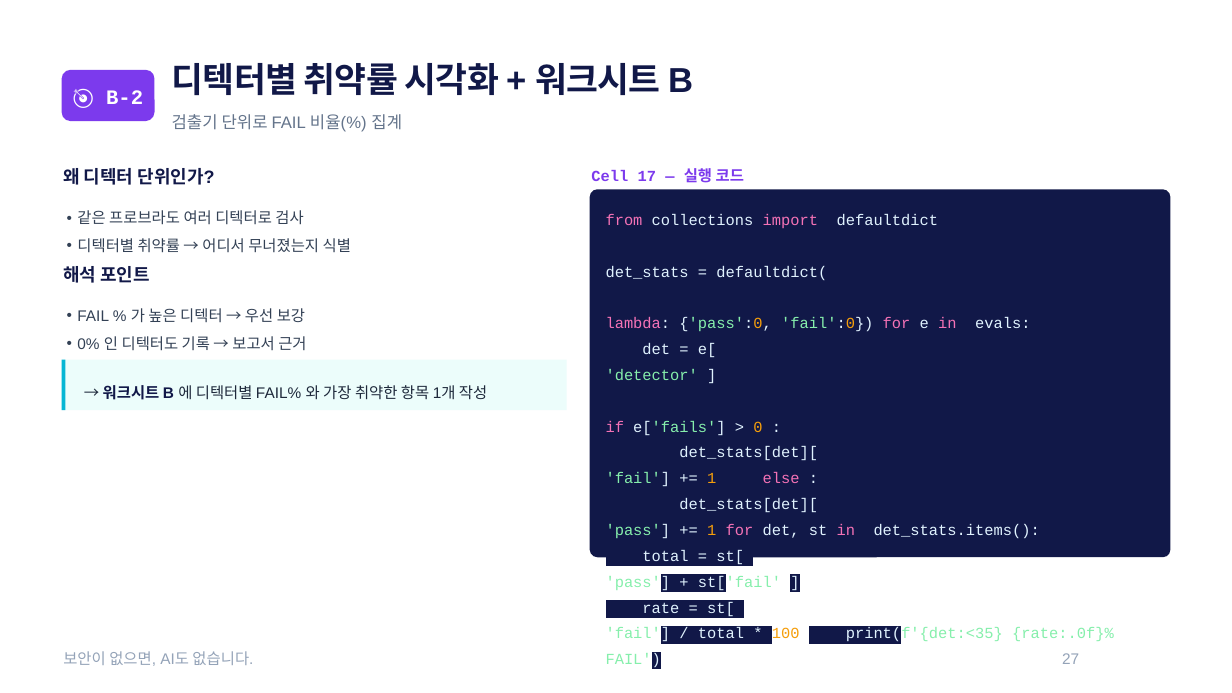
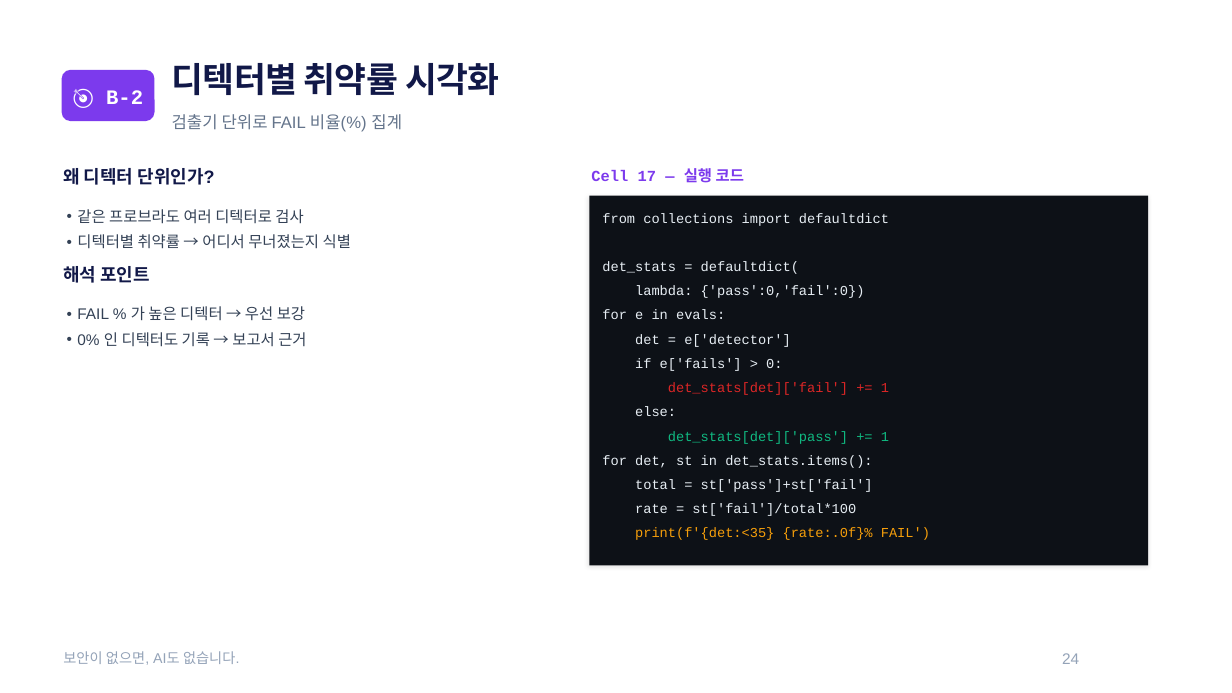
Before and after one commit to sulgik/security-workshop, a slide deck: slide 23 of ws02/class/ws02_slide_class4.pptx (slide 26 before the commit). Drawn at 1232x693 pixels with LibreOffice and Linux fonts; fonts in the diff are those of the drawing. Boxes give left, top, right and bottom in pixels: in the first picture for what was removed or moved away, otherwise in the second. Text is boxed around its words. In the diff, an @@ line names an element or a change of style, - is before the commit and + after.

```diff
--- a/ws02/class/ws02_slide_class4.pptx
+++ b/ws02/class/ws02_slide_class4.pptx
@@ text at [172, 63, 499, 95]: text changed @@
-디텍터별 취약률 시각화 + 워크시트 B
+디텍터별 취약률 시각화
@@ text "같은 프로브라도 여러 디텍터로 검사" at [77, 209, 351, 249]: line spacing 1.5 to 1.4 @@
@@ rounded rectangle removed at [590, 189, 1170, 557] @@
@@ text removed at [606, 214, 1114, 643] @@
-from collections import defaultdict
-det_stats = defaultdict(
-lambda: {'pass':0, 'fail':0}) for e in evals:
-det = e[
-'detector' ]
-if e['fails'] > 0 :
-det_stats[det][
-'fail'] += 1 else :
-det_stats[det][
-'pass'] += 1 for det, st in det_stats.items():
-total = st[
-'pass'] + st['fail' ]
-rate = st[
-'fail'] / total * 100 print(f'{det:<35} {rate:.0f}% FAIL')
@@ text "FAIL % 가 높은 디텍터 ..." at [77, 306, 306, 347]: line spacing 1.5 to 1.4 @@
@@ rectangle removed at [62, 360, 567, 410] @@
@@ rectangle removed at [62, 360, 65, 410] @@
@@ text removed at [103, 385, 487, 400] @@
-→ 워크시트 B 에 디텍터별 FAIL% 와 가장 취약한 항목 1개 작성
@@ group added at [590, 196, 1148, 565]: 13 texts, 1 rectangle @@
+from collections import defaultdict
+det_stats = defaultdict(
+lambda: {'pass':0,'fail':0})
+for e in evals:
+det = e['detector']
+if e['fails'] > 0:
+det_stats[det]['fail'] += 1
+else:
+det_stats[det]['pass'] += 1
+for det, st in det_stats.items():
+total = st['pass']+st['fail']
+rate = st['fail']/total*100
+print(f'{det:<35} {rate:.0f}% FAIL')
@@ text "보안이 없으면, AI도 없습니다." at [63, 651, 239, 665]: size 18 to 16.6 pt @@
@@ text at [1062, 653, 1079, 664]: text changed @@
-27
+24
```
Also in this commit, not shown: 26 other slides changed, 1 slide added, 6 slides removed, 49 other files.
